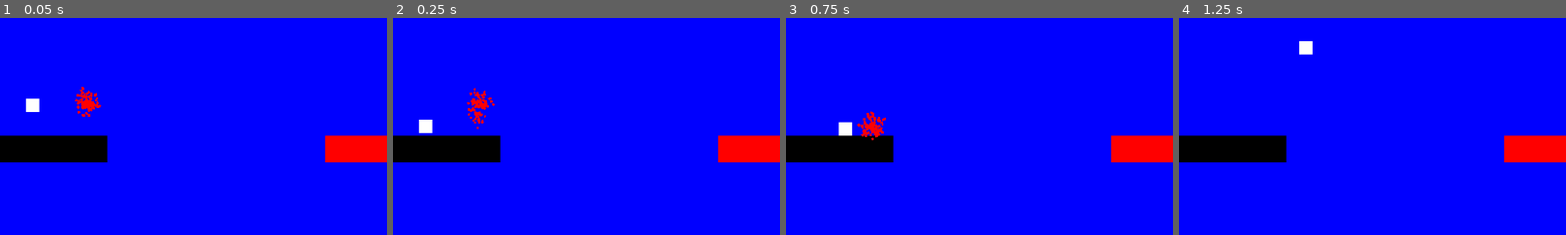
Above: before the commit, frames 1-4 (left to right).
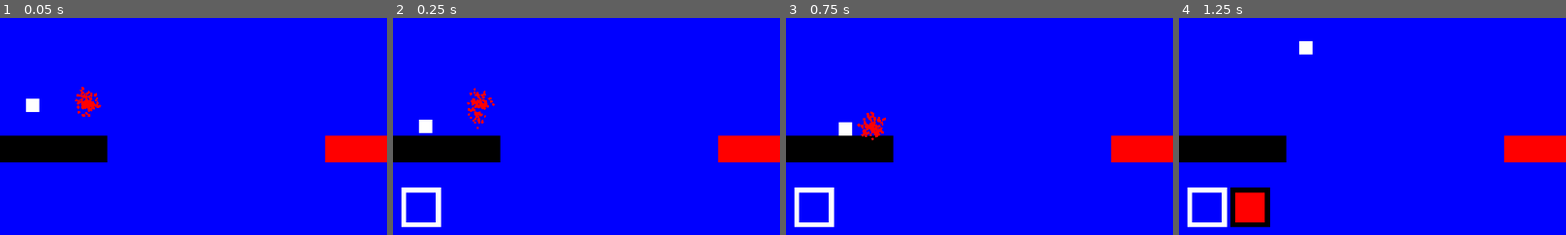
Above: after the commit, the same moments.

Repository: jhuynh314/color-hopper
Game: Godot game, scene res://Levels/level_4.tscn
Same seed, same stepped clock (60 frames per second), same inputs: the game is played once before the commit and once after it. This scene is started directly instead of the project's main scene. The engine's default icon, where the game draws it, is replaced by a stand-in: a white triangle on a blue panel in a dark square.
Inputs (mouse positions are % of the whole screen's width and height, from its top left):
- Up to frame 1 (0.05 s): no input
- Up to frame 2 (0.25 s): no input
- Up to frame 3 (0.75 s): move the mouse to (72, 45) at 0.52 s; hold D (right) from 0.53 s (still down); click (72, 45) at 0.6 s
- Up to frame 4 (1.25 s): keep holding D (right); tap Space (jump) at 0.77 s
The pictures show only the part of the screen within x 1-51%, y 50-100%; the shares and areas given below are measured in that part.

Frame 1 is identical in both runs. In frame 2, 0.9% of the frame differs, in the area x 2-13%, y 78-97%; in frame 3, 0.9%; in frame 4, 2.8%, in the area x 2-24%, y 78-97%.

Commit message:
feat: add ui for switching colors

Diff:
--- a/Background/background.gd
+++ b/Background/background.gd
@@ -6,6 +6,8 @@
 
 func _ready() -> void:
 	changeColor(myColor)
+	updateObjects(myColor)
+	updateColorOrderUI()
 
 	#Connect Color powers to background
 	var powerNodes = get_tree().get_nodes_in_group("Color Powers")
@@ -18,10 +20,11 @@
 			currentColorIndex = (currentColorIndex + 1)%colorsToChangeTo.size()
 			changeColor(colorsToChangeTo[currentColorIndex])
 			updateObjects(colorsToChangeTo[currentColorIndex])
+			updateColorOrderUI()
 
 
 func changeColor(color: GlobalVariables.MainColors) -> void:
-	modulate = GlobalVariables.colorToColorDictionary[color]
+	$Sprite2D.modulate = GlobalVariables.colorToColorDictionary[color]
 
 func updateObjects(color: GlobalVariables.MainColors) -> void:
 	for block in get_tree().get_nodes_in_group("Blocks"):
@@ -30,3 +33,20 @@
 func addColor(color: GlobalVariables.MainColors):
 	print("receiving signal")
 	colorsToChangeTo.append(color)
+	updateColorOrderUI()
+
+func updateColorOrderUI():
+	print(currentColorIndex)
+	var boxes = $Colors.get_children() as Array[Control]
+	var j = 0
+	for i in colorsToChangeTo.size():
+		boxes[i].visible = true
+		boxes[i].updateColor(colorsToChangeTo[i])
+		if i == currentColorIndex:
+			boxes[i].selectBox()
+		else :
+			boxes[i].unselectBox()
+		j += 1
+	while j < boxes.size():
+		boxes[j].visible = false
+		j += 1
--- a/Background/background.tscn
+++ b/Background/background.tscn
@@ -2,13 +2,49 @@
 
 [ext_resource type="Texture2D" uid="uid://dvlyf1heuu5st" path="res://square.png" id="1_5nc5v"]
 [ext_resource type="Script" uid="uid://bfajtjhafxnc4" path="res://Background/background.gd" id="1_jdlmo"]
+[ext_resource type="PackedScene" uid="uid://dby5p80dbjjka" path="res://Background/box_select.tscn" id="3_msi1s"]
 
 [node name="Background" type="Node2D" unique_id=1074621605]
-modulate = Color(0, 0, 0, 1)
-scale = Vector2(21.846153, 16.421053)
 script = ExtResource("1_jdlmo")
 colorsToChangeTo = Array[int]([0, 1, 4])
 
 [node name="Sprite2D" type="Sprite2D" parent="." unique_id=89630830]
-scale = Vector2(16.93558, 15.18421)
+scale = Vector2(300, 180)
 texture = ExtResource("1_5nc5v")
+
+[node name="Colors" type="Node2D" parent="." unique_id=828700636]
+position = Vector2(-526.00006, 278.00003)
+scale = Vector2(0.99999994, 0.99999994)
+
+[node name="boxSelect" parent="Colors" unique_id=1416572789 instance=ExtResource("3_msi1s")]
+metadata/_edit_use_anchors_ = true
+
+[node name="boxSelect2" parent="Colors" unique_id=537415176 instance=ExtResource("3_msi1s")]
+offset_left = 64.0
+offset_right = 64.0
+metadata/_edit_use_anchors_ = true
+
+[node name="boxSelect3" parent="Colors" unique_id=1389385277 instance=ExtResource("3_msi1s")]
+offset_left = 128.0
+offset_right = 128.0
+metadata/_edit_use_anchors_ = true
+
+[node name="boxSelect4" parent="Colors" unique_id=699086103 instance=ExtResource("3_msi1s")]
+offset_left = 192.0
+offset_right = 192.0
+metadata/_edit_use_anchors_ = true
+
+[node name="boxSelect5" parent="Colors" unique_id=559528317 instance=ExtResource("3_msi1s")]
+offset_left = 256.0
+offset_right = 256.0
+metadata/_edit_use_anchors_ = true
+
+[node name="boxSelect6" parent="Colors" unique_id=1631309030 instance=ExtResource("3_msi1s")]
+offset_left = 320.0
+offset_right = 320.0
+metadata/_edit_use_anchors_ = true
+
+[node name="boxSelect7" parent="Colors" unique_id=1990299565 instance=ExtResource("3_msi1s")]
+offset_left = 384.0
+offset_right = 384.0
+metadata/_edit_use_anchors_ = true
--- /dev/null
+++ b/Background/box_select.gd
@@ -0,0 +1,11 @@
+extends Control
+
+func updateColor(color: GlobalVariables.MainColors):
+	print("updating box select color")
+	$ColorRect.color = GlobalVariables.colorToColorDictionary[color]
+
+func selectBox():
+	$ColorRect2.color = Color.WHITE
+
+func unselectBox():
+	$ColorRect2.color = Color.BLACK
--- /dev/null
+++ b/Background/box_select.tscn
@@ -0,0 +1,43 @@
+[gd_scene format=3 uid="uid://dby5p80dbjjka"]
+
+[ext_resource type="Script" uid="uid://byntx6c37ca3c" path="res://Background/box_select.gd" id="1_f5qnx"]
+
+[node name="boxSelect" type="Control" unique_id=1416572789]
+layout_mode = 3
+anchors_preset = 15
+anchor_right = 1.0
+anchor_bottom = 1.0
+grow_horizontal = 2
+grow_vertical = 2
+script = ExtResource("1_f5qnx")
+
+[node name="ColorRect2" type="ColorRect" parent="." unique_id=1520836784]
+layout_mode = 1
+anchors_preset = 8
+anchor_left = 0.5
+anchor_top = 0.5
+anchor_right = 0.5
+anchor_bottom = 0.5
+offset_left = -25.999939
+offset_top = -24.99997
+offset_right = 14.000061
+offset_bottom = 15.0000305
+grow_horizontal = 2
+grow_vertical = 2
+scale = Vector2(1.4764106, 1.4764106)
+color = Color(0, 0, 0, 1)
+
+[node name="ColorRect" type="ColorRect" parent="." unique_id=1855056725]
+layout_mode = 1
+anchors_preset = 8
+anchor_left = 0.5
+anchor_top = 0.5
+anchor_right = 0.5
+anchor_bottom = 0.5
+offset_left = -19.0
+offset_top = -17.00003
+offset_right = 21.0
+offset_bottom = 22.99997
+grow_horizontal = 2
+grow_vertical = 2
+scale = Vector2(1.1, 1.1)
--- a/Levels/level_1.tscn
+++ b/Levels/level_1.tscn
@@ -9,10 +9,12 @@
 [node name="Level1" type="Node2D" unique_id=268247461]
 
 [node name="Background" parent="." unique_id=1074621605 instance=ExtResource("2_rfktq")]
+scale = Vector2(1.33, 1)
 myColor = 0
 colorsToChangeTo = Array[int]([])
 
 [node name="GameArea" parent="." unique_id=642274818 instance=ExtResource("1_rf6l5")]
+visible = false
 metadata/_edit_lock_ = true
 
 [node name="Player" parent="." unique_id=450061752 instance=ExtResource("2_syshm")]
--- a/Levels/level_4.tscn
+++ b/Levels/level_4.tscn
@@ -8,10 +8,6 @@
 [ext_resource type="PackedScene" uid="uid://dhd5vebd5x326" path="res://Obstacles/moving_color_power.tscn" id="6_hvgxt"]
 
 [node name="Level1" type="Node2D" unique_id=268247461]
-
-[node name="Background" parent="." unique_id=1074621605 instance=ExtResource("1_ujo87")]
-myColor = 5
-colorsToChangeTo = Array[int]([])
 
 [node name="GameArea" parent="." unique_id=642274818 instance=ExtResource("2_hvgxt")]
 metadata/_edit_lock_ = true
@@ -79,3 +75,8 @@
 modulate = Color(0, 0, 1, 1)
 position = Vector2(-516, 161)
 myColor = 5
+
+[node name="Background" parent="." unique_id=1074621605 instance=ExtResource("1_ujo87")]
+z_index = -1
+myColor = 5
+colorsToChangeTo = Array[int]([])
--- a/Player/global.gd
+++ b/Player/global.gd
@@ -2,6 +2,7 @@
 
 var gravity = 1000
 enum MainColors {BLACK, RED, ORANGE, YELLOW, GREEN, BLUE, INDIGO, VIOLET}
+
 var colorToLayerDictionary: Dictionary = {
 	MainColors.BLACK: 1,
 	MainColors.RED: 2,
--- a/project.godot
+++ b/project.godot
@@ -52,7 +52,6 @@
 2d_physics/layer_6="Blue"
 2d_physics/layer_7="Indigo"
 2d_physics/layer_8="Violet"
-2d_physics/layer_9="White"
 
 [physics]
 
Not shown, added: Background/box_select.gd.uid
